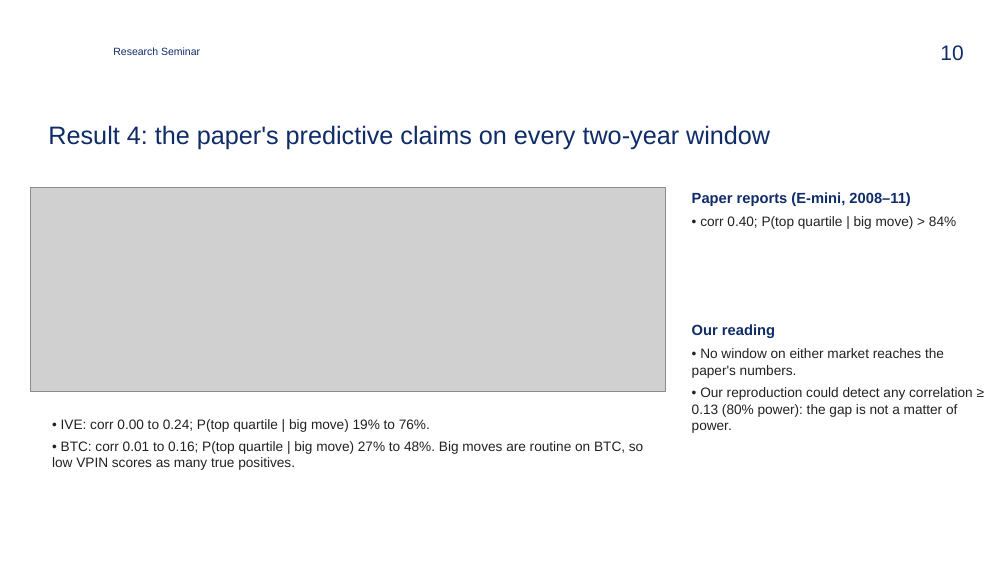
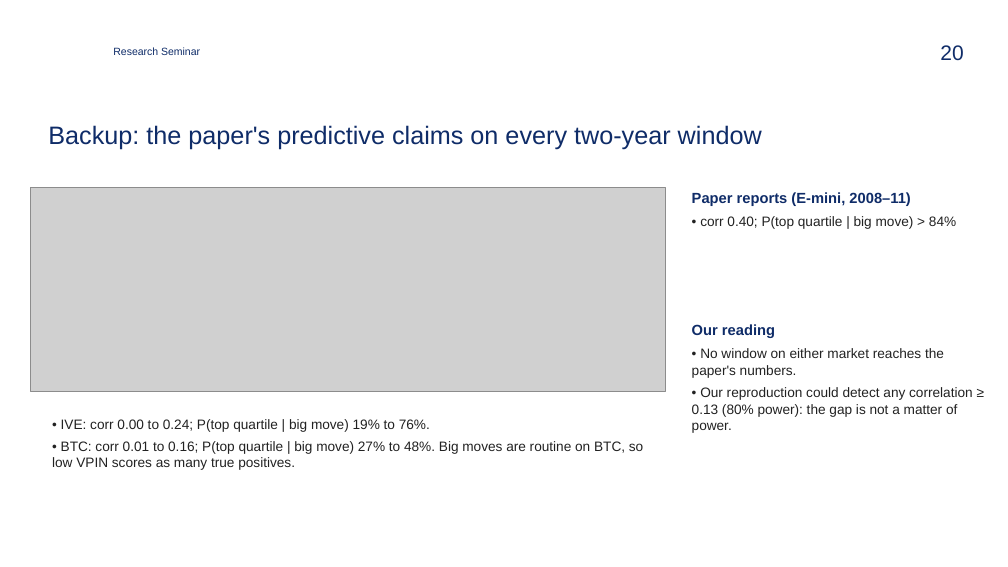
Before and after one commit to zavaz5/flow-toxicity-vpin, a slide deck: slide 20 of docs/presentation.pptx (slide 10 before the commit). Drawn at 1008x567 pixels with LibreOffice and Linux fonts; fonts in the diff are those of the drawing; grey boxes stand for pictures; background and template pictures are left out. Boxes give left, top, right and bottom in pixels: in the first picture for what was removed or moved away, otherwise in the second. Text is boxed around its words. In the diff, an @@ line names an element or a change of style, - is before the commit and + after.

```diff
--- a/docs/presentation.pptx
+++ b/docs/presentation.pptx
@@ page number at <box>940,45,963,61</box>: text changed @@
-10
+20
@@ title at <box>48,125,762,150</box>: text changed @@
-Result 4: the paper's predictive claims on every two-year window
+Backup: the paper's predictive claims on every two-year window
```
Also in this commit, not shown: 5 other slides changed, 1 slide added, 3 slides removed, 4 other files.
